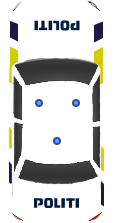
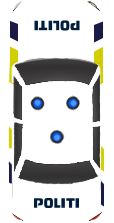
Two versions of the same layered image (114x223). Layer-by-layer changes:
moved "Layer 5 copy 4" above "Layer 5 copy", painted on it over [49, 129, 65, 145]
renamed "Layer 5 copy 5" to "Layer 5 copy", painted on it over [66, 95, 81, 111]
painted on "Layer 5" over [30, 95, 45, 111]
